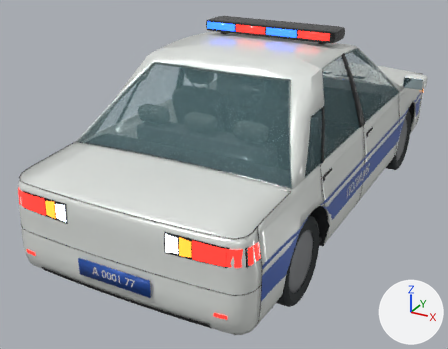
The Blender file ArtSource/Vehicles/DS_Police_A_Traffic.blend, before and after one commit.
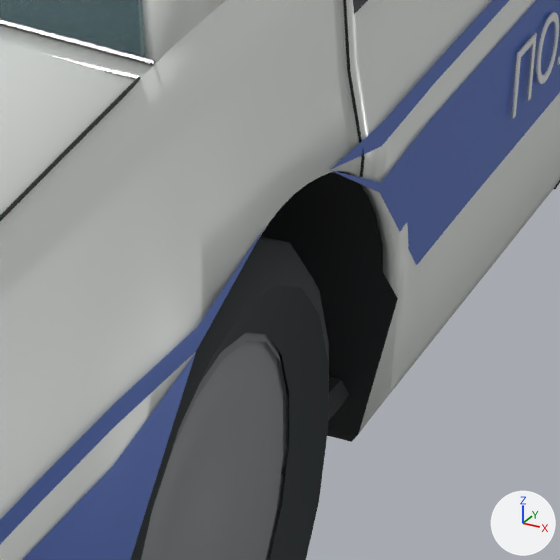
The first picture shows the older version from a camera (50 mm lens) standing at (2.07, -4.62, 2.47) and looking at (-0.27, -0.37, 0.35). The close-ups show the older and then the newer version on the part from 60% to 79% of the width and 52% to 76% of the height of that picture. Only the edits that show in the close-ups are written down. Arrows for +X, +Y and +Z are at lower right; the lights stay in place. Text is drawn in Blender's own font.

Objects in the first close-up: 'Door_Rear_R', 'Fender_Rear_R', 'Glass_Rear', 'PanelGaps', 'Roof', 'Stripe_Blue_R', 'Stripe_Thin_R', 'Trunk', 'Wheel_RR_Cap', 'Wheel_RR_Rim', 'Wheel_RR_Tyre', 'Wheelhouse_Rear_R' and 3 more.
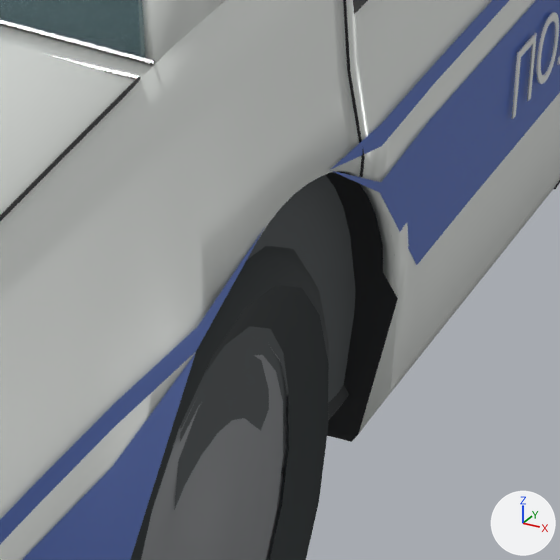
Location of each change, [x1, y1, x2, y2] in pixels of the close-ups (560 x 560 px):
'Cabin_SideLining_R', added
    after: [174, 175, 355, 510]

The change, as a diff of the scene's bpy script:
```diff
--- a/ArtSource/Vehicles/DS_Police_A_Traffic.blend.py
+++ b/ArtSource/Vehicles/DS_Police_A_Traffic.blend.py
@@ me_cabin_sidelining_r @@
+me_cabin_sidelining_r.from_pydata(...)  # 203 vertices, 168 faces; spans x 0.79..0.83, y -1.4..0.8, z 0.29..0.88
+me_cabin_sidelining_r.polygons.foreach_set('use_smooth', [True] * 168)
+me_cabin_sidelining_r.materials.append(mat_interior_graphite)  # dark grey #373e40
@@ ob_cabin_sidelining_r @@
+ob_cabin_sidelining_r = bpy.data.objects.new('Cabin_SideLining_R', me_cabin_sidelining_r)
+ob_cabin_sidelining_r.parent = ob_ds_police_a
+ob_cabin_sidelining_r.location = (0.0, 0.0, 0.0)
+_m = ob_cabin_sidelining_r.modifiers.new('Weighted normals', 'WEIGHTED_NORMAL')
+_m.keep_sharp = True
```
